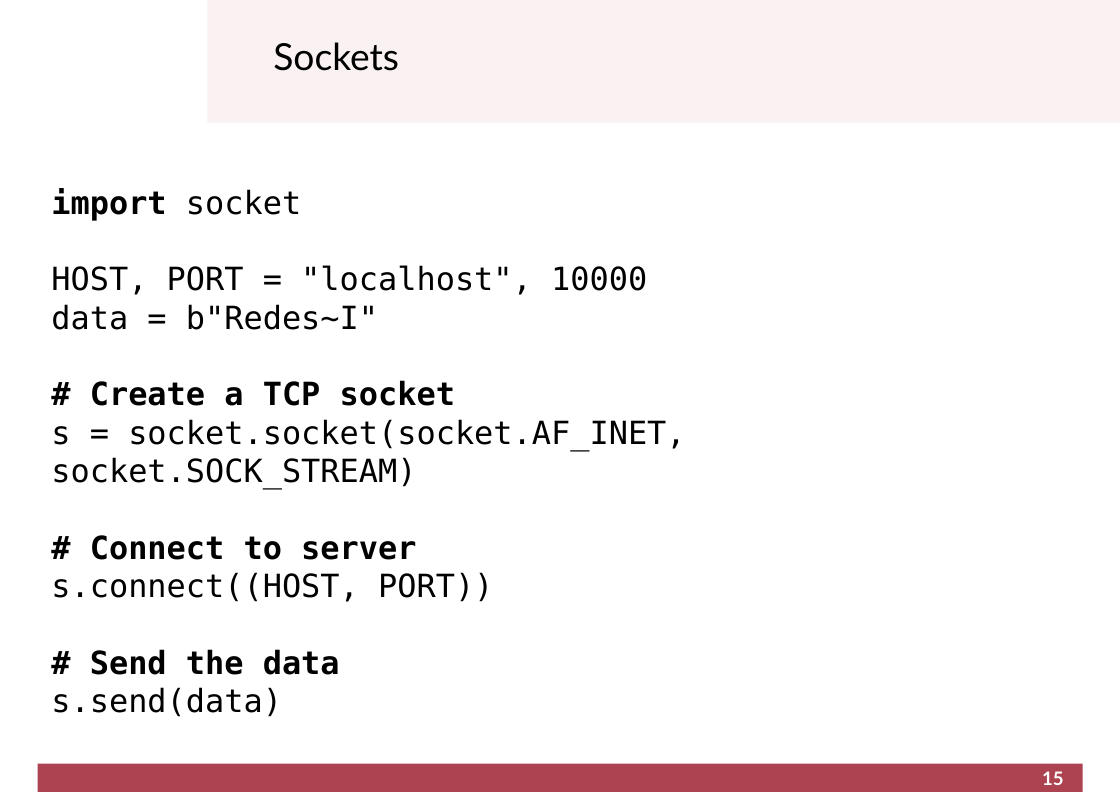
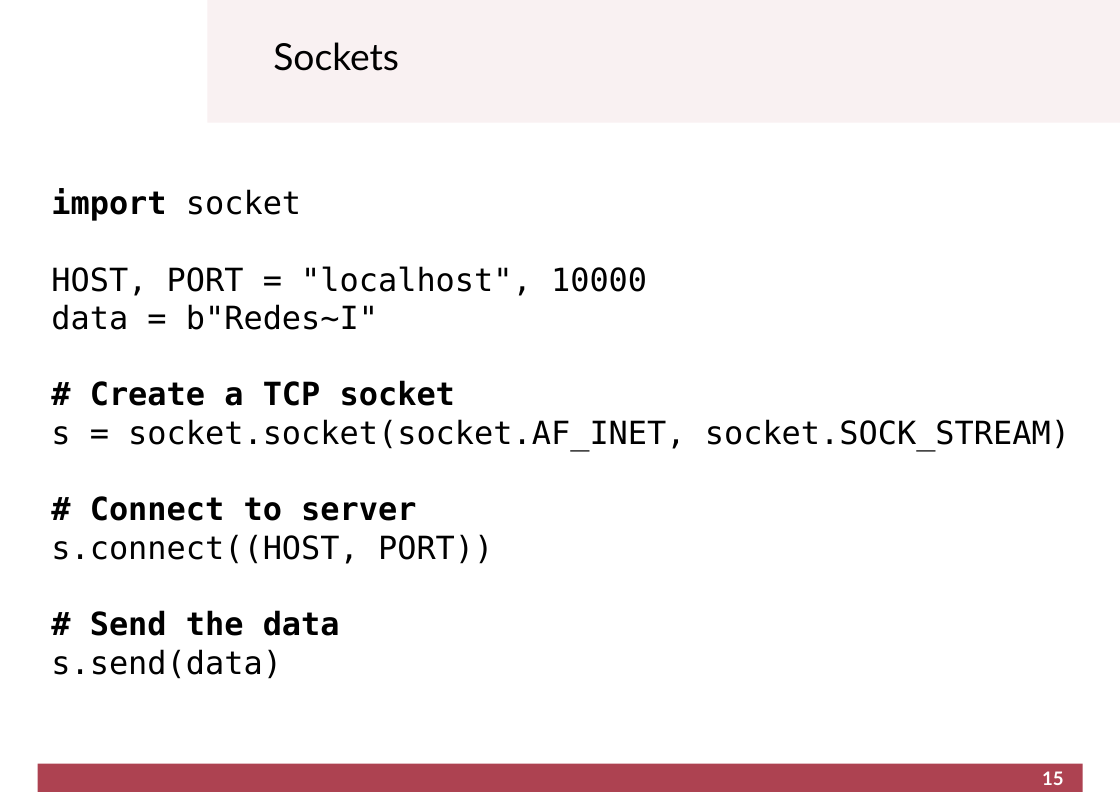
Before and after one commit to cletomartin/redes1, a slide deck: slide 15 of slides/application.odp. Drawn at 1120x792 pixels with LibreOffice and Linux fonts; fonts in the diff are those of the drawing; background and template pictures are left out. Boxes give left, top, right and bottom in pixels: in the first picture for what was removed or moved away, otherwise in the second. Text is boxed around its words. In the diff, an @@ line names an element or a change of style, - is before the commit and + after.

```diff
--- a/slides/application.odp
+++ b/slides/application.odp
@@ text "import socket" rewrapped from [51, 188, 685, 717] to [51, 188, 1070, 679] @@
```
Also in this commit, not shown: 4 other slides changed, 2 other files.
